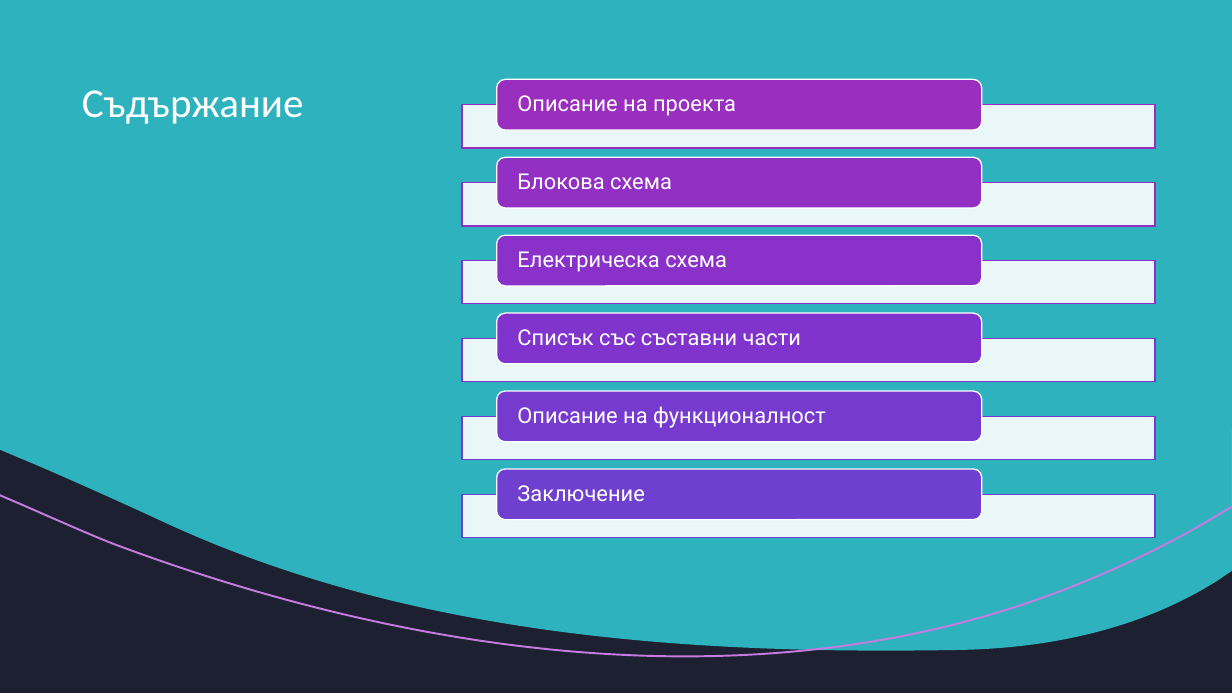
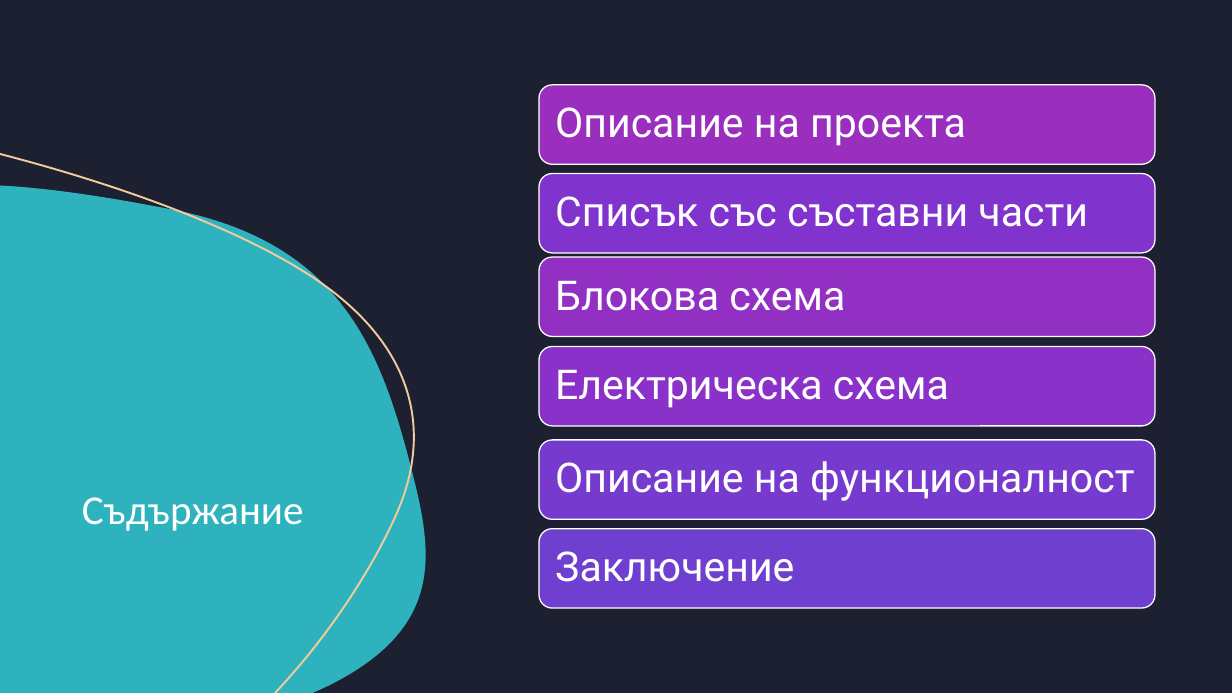
Before and after one commit to Kichikov28/Irrigation-System, a slide deck: slide 2 of Automatic irrigation system.pptx. Drawn at 1232x693 pixels with LibreOffice and Linux fonts; fonts in the diff are those of the drawing. Boxes give left, top, right and bottom in pixels: in the first picture for what was removed or moved away, otherwise in the second. Text is boxed around its words. In the diff, an @@ line names an element or a change of style, - is before the commit and + after.

```diff
--- a/Automatic irrigation system.pptx
+++ b/Automatic irrigation system.pptx
@@ freeform shape removed at <box>0,0,1232,651</box> @@
@@ freeform shape removed at <box>0,0,1232,693</box> @@
@@ rounded rectangle: place and size @@
-rounded rectangle at <box>497,79,982,130</box>
+rounded rectangle at <box>539,85,1155,165</box>
@@ text "Описание на проекта": place and size @@
-text "Описание на проекта" at <box>517,95,736,116</box>
+text "Описание на проекта" at <box>555,107,966,146</box>
@@ freeform shape added at <box>0,154,414,693</box>, outline #F1CB9C 1.5 pt @@
@@ rounded rectangle added at <box>539,174,1155,253</box>, fill #8034CD, outline #FFFFFF 1 pt @@
@@ size 17 to 32 pt; more space between paragraphs in 6 elements at <box>555,107,966,146</box>, <box>555,461,1134,501</box>, <box>555,551,794,582</box>, <box>555,280,845,311</box>, <box>555,369,949,408</box>, <box>555,196,1088,227</box> @@
@@ text "Списък със съставни части": place and size @@
-text "Списък със съставни части" at <box>517,329,801,345</box>
+text "Списък със съставни части" at <box>555,196,1088,227</box>
@@ freeform shape added at <box>0,186,426,693</box>, fill #2EB3BE @@
@@ rounded rectangle added at <box>539,257,1155,336</box>, fill #9230C4, outline #FFFFFF 1 pt @@
@@ text "Блокова схема": place and size @@
-text "Блокова схема" at <box>517,173,672,189</box>
+text "Блокова схема" at <box>555,280,845,311</box>
@@ title "Съдържание": place and size @@
-title "Съдържание" at <box>82,90,304,124</box>
+title "Съдържание" at <box>82,497,304,531</box>
@@ title "Съдържание" at <box>82,497,304,531</box>: vertical alignment top to bottom @@
@@ rounded rectangle added at <box>539,347,1155,426</box>, fill #8931C9, outline #FFFFFF 1 pt @@
@@ text "Електрическа схема": place and size @@
-text "Електрическа схема" at <box>517,251,727,272</box>
+text "Електрическа схема" at <box>555,369,949,408</box>
@@ rounded rectangle: place and size @@
-rounded rectangle at <box>497,391,982,442</box>
+rounded rectangle at <box>539,440,1155,519</box>
@@ text "Описание на функционалност": place and size @@
-text "Описание на функционалност" at <box>517,406,826,428</box>
+text "Описание на функционалност" at <box>555,461,1134,501</box>
@@ group removed at <box>462,104,1155,538</box>: 6 rectangles, 3 rounded rectangles @@
@@ rounded rectangle: place and size @@
-rounded rectangle at <box>497,470,982,520</box>
+rounded rectangle at <box>539,529,1155,608</box>
@@ text "Заключение": place and size @@
-text "Заключение" at <box>517,485,644,501</box>
+text "Заключение" at <box>555,551,794,582</box>
```
Also in this commit, not shown: 4 other slides changed, 1 slide added, 1 other file.
